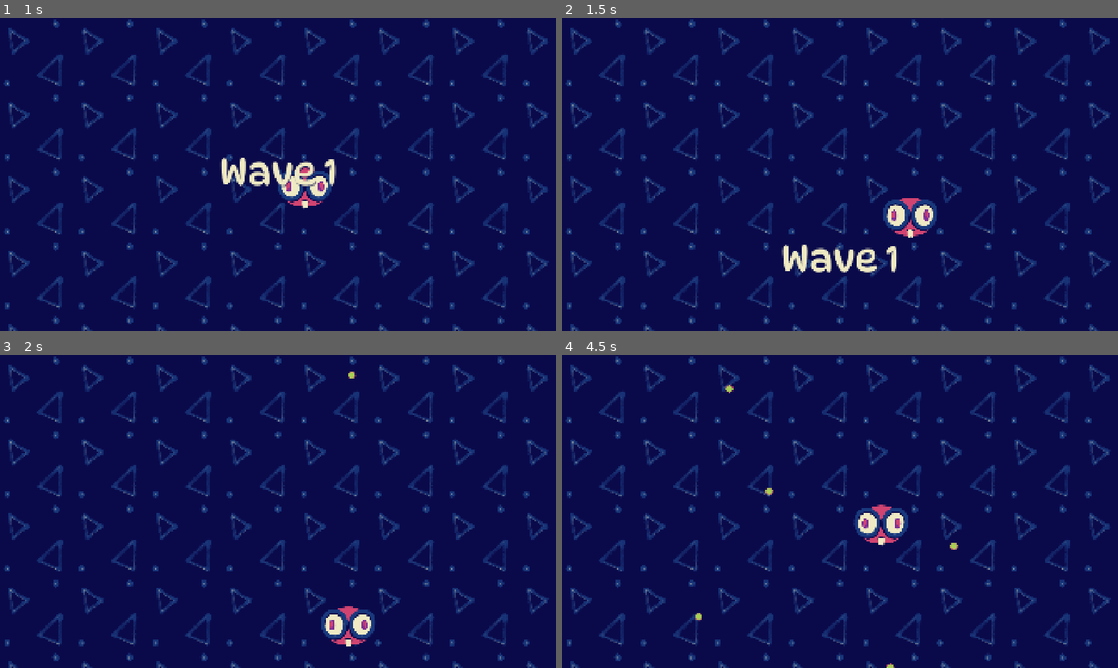
Above: before the commit, frames 1-4 (two rows, left to right).
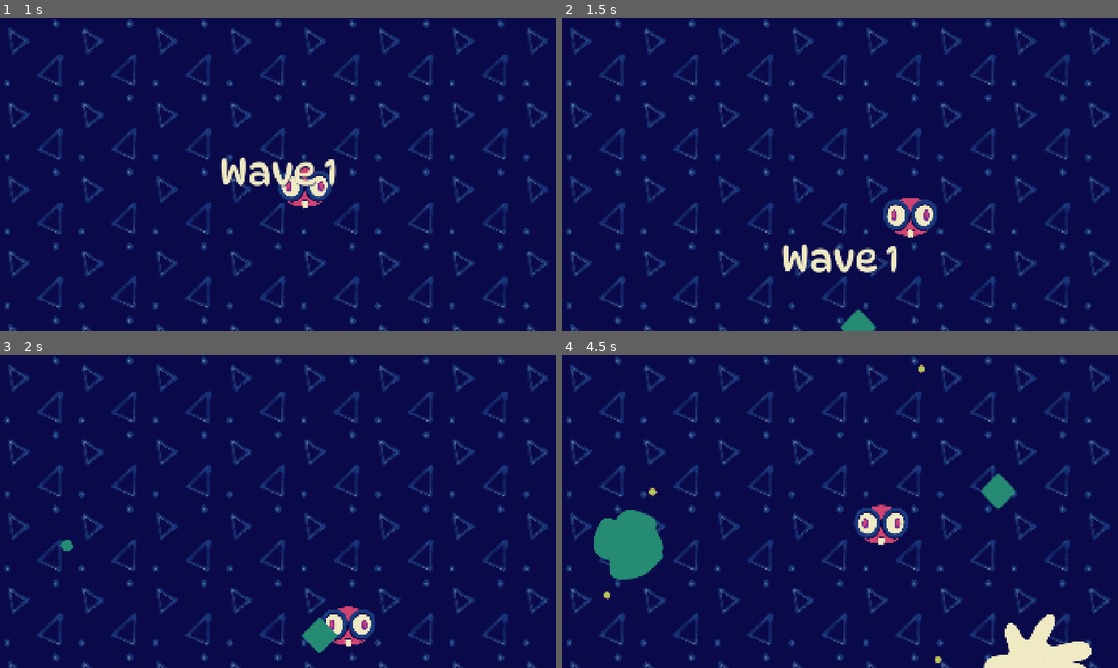
Above: after the commit, the same moments.

Repository: squarepear/ggj-26
Game: Godot game, scene res://world/world.tscn
Same seed, same stepped clock (60 frames per second), same inputs: the game is played once before the commit and once after it.
Inputs:
- Up to frame 1 (1 s): hold D (move_right) from 0.53 s (still down)
- Up to frame 2 (1.5 s): release D (move_right) at 1.28 s; hold S (move_down) from 1.28 s (still down)
- Up to frame 3 (2 s): keep holding S (move_down)
- Up to frame 4 (4.5 s): release S (move_down) at 2.03 s; hold D (move_right) 2.03-2.78 s; hold W (move_up) 2.78-3.53 s; hold A (move_left) from 3.53 s (still down)

Frame 1 is identical in both runs. In frame 2, 0.3% of the frame differs, in the area x 50-57%, y 93-100%; in frame 3, 0.5%; in frame 4, 4.5%, in the area x 5-96%, y 3-100%.

Commit message:
Spawn random bullet types

Diff:
--- a/project/bullet/wave_generator.gd
+++ b/project/bullet/wave_generator.gd
@@ -44,7 +44,7 @@
 
 func _create_settings(position: Vector2) -> SpawnerSettings:
 	var settings := SpawnerSettings.new()
-	settings.bullet_scene = _bullet_scenes[3]
+	settings.bullet_scene = _bullet_scenes[randi_range(0,3)]
 	settings.position = position
 	settings.direction = (_get_random_spawn_point(-BOUNDARY_OFFSET) - position).normalized()
 	settings.delay = randf_range(1, 5)
